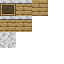
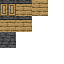
Before/after of a 64 x 64 layered artwork. What changed in the layer stack:
showed group "Variant1" (6 layers) over box(0, 3, 32, 20)
hid group "Variant3" (5 layers) over box(0, 3, 32, 20)
hid "Polished Diorite" over box(0, 0, 32, 48)
showed "polished Deepslate" over box(0, 0, 32, 48)
